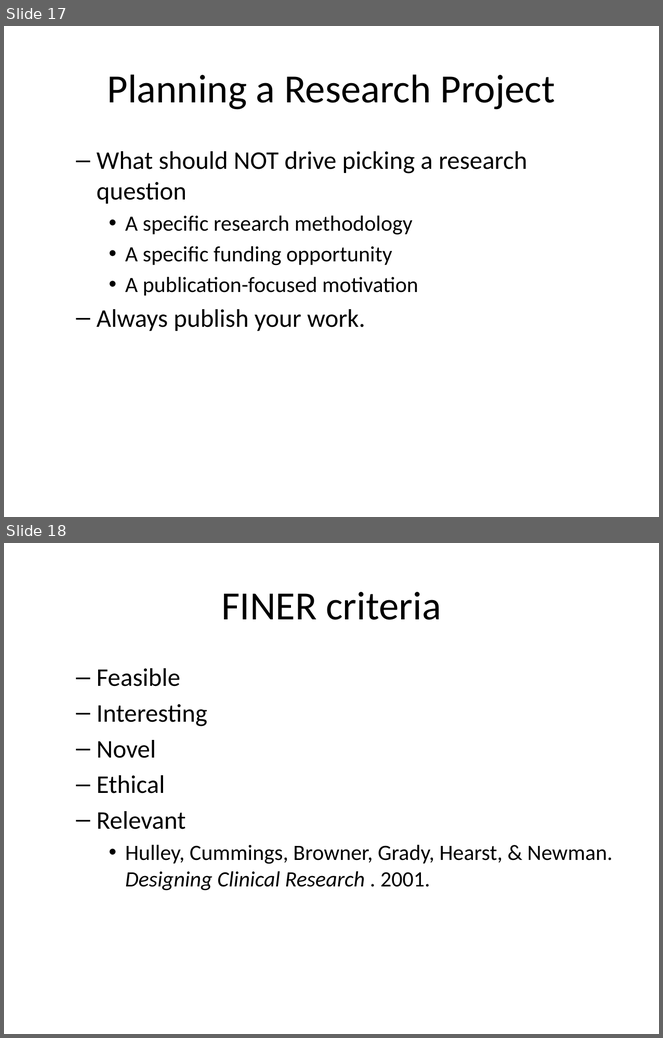
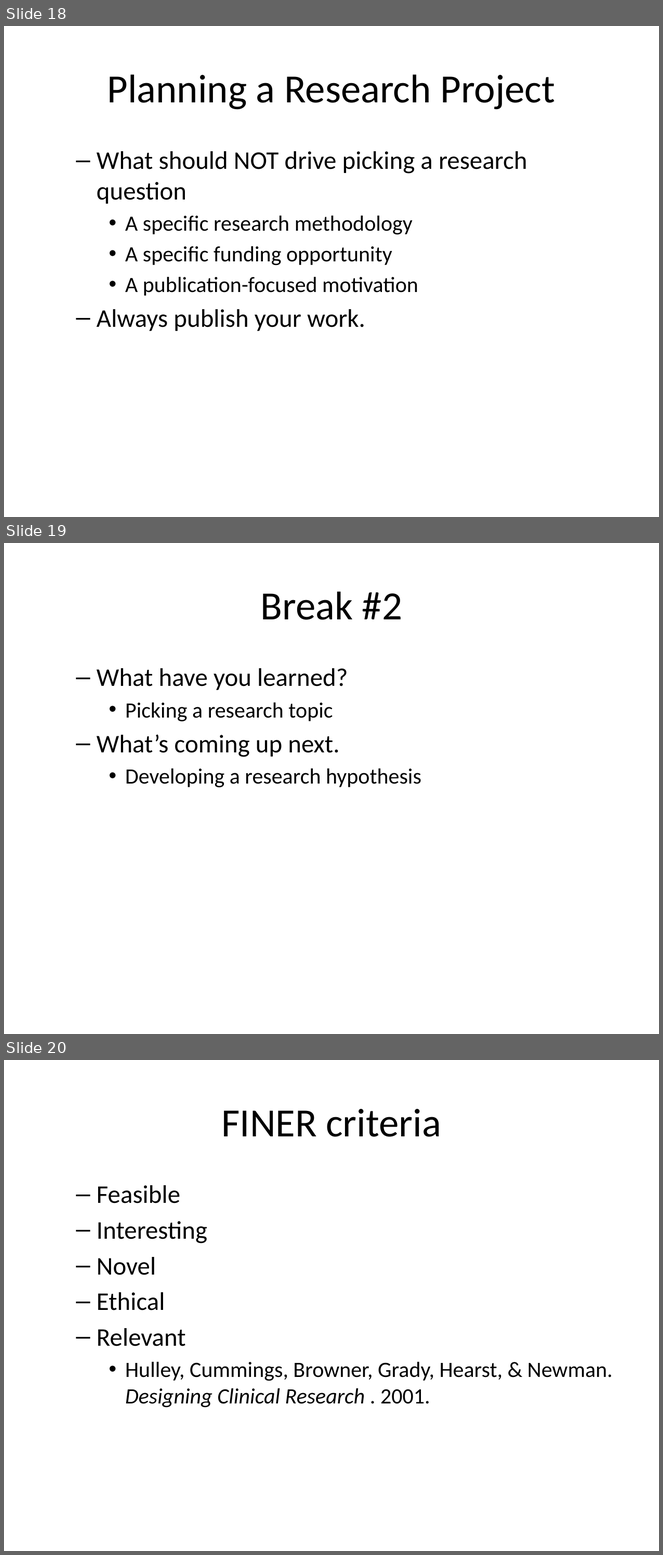
Before and after one commit to pmean/classes, a slide deck: clinical-research-methodology/results/video02-planning.pptx. Shown one above the other, each under a label of ours: slides 17 and 18 before the commit, slides 18, 19 and 20 after it. The pictures are 663x1038 and 663x1555 pixels, drawn with LibreOffice and Linux fonts; fonts in the diff are those of the drawing. Boxes give left, top, right and bottom in pixels: in the first picture for what was removed or moved away, otherwise in the second. Text is boxed around its words. In the diff, an @@ line names an element or a change of style, - is before the commit and + after.

```diff
--- a/clinical-research-methodology/results/video02-planning.pptx
+++ b/clinical-research-methodology/results/video02-planning.pptx
@@ slide 19 added at (x1=4, y1=543, x2=659, y2=1034), background #FFFFFF @@
@@ title added at (x1=261, y1=591, x2=402, y2=620), 44 pt, text #000000 @@
+Break #2
@@ text added at (x1=97, y1=668, x2=422, y2=788), 24 pt, text #000000 @@
+  – What have you learned?
+    • Picking a research topic
+  – What’s coming up next.
+    • Developing a research hypothesis
@@ what was slide 17 is now slide 18 @@
@@ what was slide 18 is now slide 20 @@
```
Also in this commit, not shown: 1 slide changed, 2 other slides added, 4 other files.
